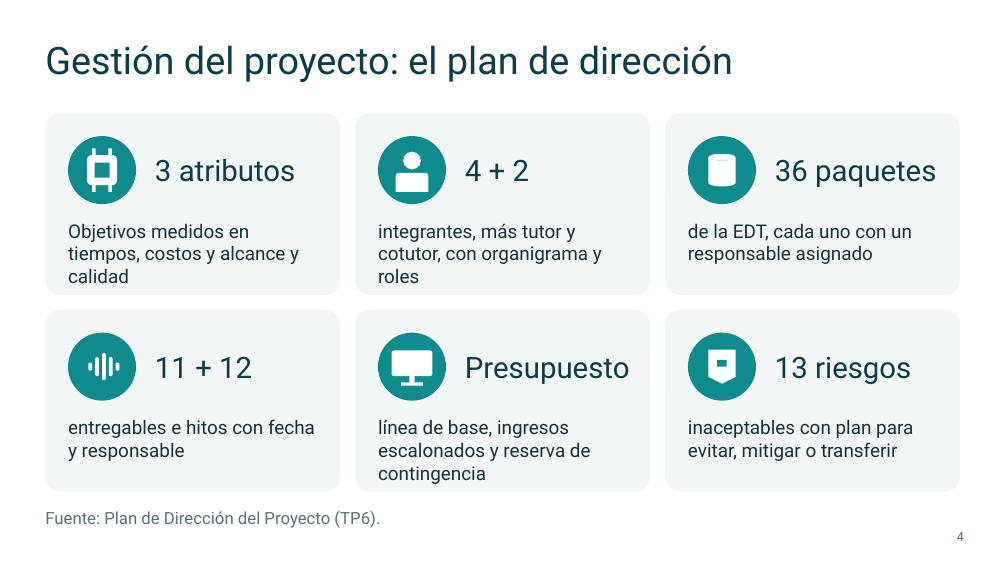
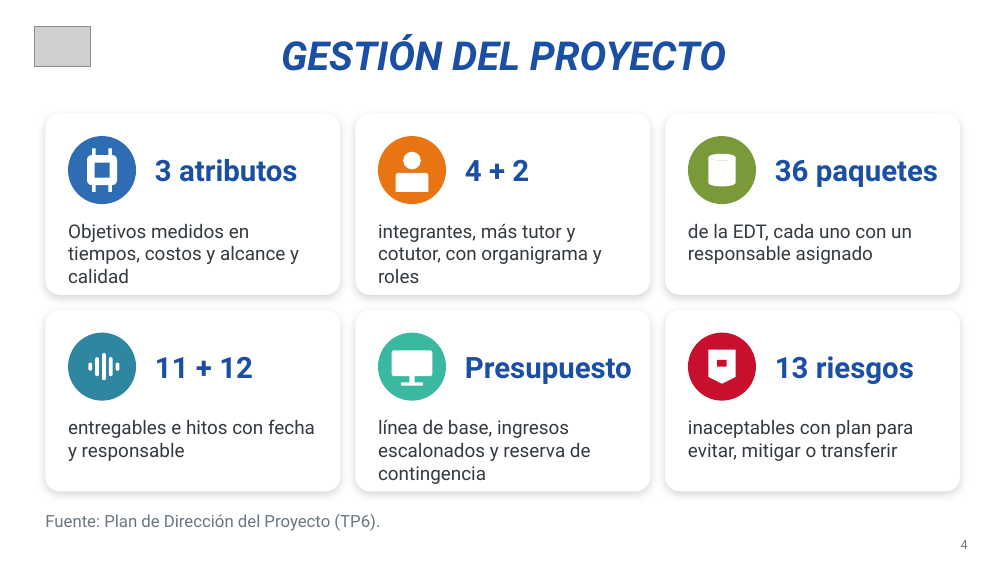
Before and after one commit to santinohamada/Nexora, a slide deck: slide 4 of docs/TP9/TP9_Presentacion_LSA Salud.pptx. Drawn at 1008x567 pixels with LibreOffice and Linux fonts; fonts in the diff are those of the drawing; grey boxes stand for pictures; background and template pictures are left out. Boxes give left, top, right and bottom in pixels: in the first picture for what was removed or moved away, otherwise in the second. Text is boxed around its words. In the diff, an @@ line names an element or a change of style, - is before the commit and + after.

Commit message:
docs(tp9): restyle the deck with the NEXORA visual identity and TP6 roles

```diff
--- a/docs/TP9/TP9_Presentacion_LSA Salud.pptx
+++ b/docs/TP9/TP9_Presentacion_LSA Salud.pptx
@@ picture added at (x1=34, y1=26, x2=91, y2=67) @@
@@ text at (x1=281, y1=34, x2=726, y2=71): text changed; size 36 to 38 pt; text colour #0B3C49 to #1A4FA3; bold on; italic on @@
-Gestión del proyecto: el plan de dirección
+GESTIÓN DEL PROYECTO
@@ ellipse at (x1=68, y1=136, x2=136, y2=204): fill #0F8B8D to #2E6DB4 @@
@@ ellipse at (x1=378, y1=136, x2=446, y2=204): fill #0F8B8D to #E87511 @@
@@ ellipse at (x1=688, y1=136, x2=756, y2=204): fill #0F8B8D to #7A9A3A @@
@@ rectangle at (x1=95, y1=163, x2=110, y2=178): fill #0F8B8D to #2E6DB4 @@
@@ fill #F2F6F7 to #FFFFFF; shadow on in 6 elements at (x1=45, y1=113, x2=340, y2=295), (x1=355, y1=113, x2=650, y2=295), (x1=665, y1=113, x2=960, y2=295), (x1=45, y1=310, x2=340, y2=492), (x1=355, y1=310, x2=650, y2=492), (x1=665, y1=310, x2=960, y2=492) @@
@@ ellipse at (x1=68, y1=333, x2=136, y2=401): fill #0F8B8D to #2E86A0 @@
@@ ellipse at (x1=378, y1=333, x2=446, y2=401): fill #0F8B8D to #3BB8A0 @@
@@ ellipse at (x1=688, y1=333, x2=756, y2=401): fill #0F8B8D to #C8102E @@
@@ text colour #0B3C49 to #1A4FA3, bold on in 6 elements at (x1=155, y1=159, x2=297, y2=182), (x1=465, y1=159, x2=529, y2=181), (x1=775, y1=159, x2=938, y2=187), (x1=155, y1=356, x2=253, y2=378), (x1=465, y1=357, x2=632, y2=384), (x1=775, y1=356, x2=914, y2=384) @@
@@ rectangle at (x1=718, y1=360, x2=727, y2=367): fill #0F8B8D to #C8102E @@
@@ text colour #14313C to #333A40 in 6 elements at (x1=68, y1=224, x2=299, y2=283), (x1=378, y1=224, x2=602, y2=283), (x1=688, y1=224, x2=912, y2=264), (x1=68, y1=419, x2=315, y2=461), (x1=378, y1=420, x2=591, y2=484), (x1=688, y1=420, x2=913, y2=461) @@
@@ text "Fuente: Plan de Dirección del ..." at (x1=45, y1=514, x2=380, y2=531): text colour #5B707A to #6B7780 @@
@@ page number at (x1=961, y1=540, x2=968, y2=549): text colour #5B707A to #6B7780 @@
@@ page number moved from (x1=957, y1=532, x2=964, y2=541) to (x1=961, y1=540, x2=968, y2=549) @@
```
Also in this commit, not shown: 11 other slides changed, 1 other file.
